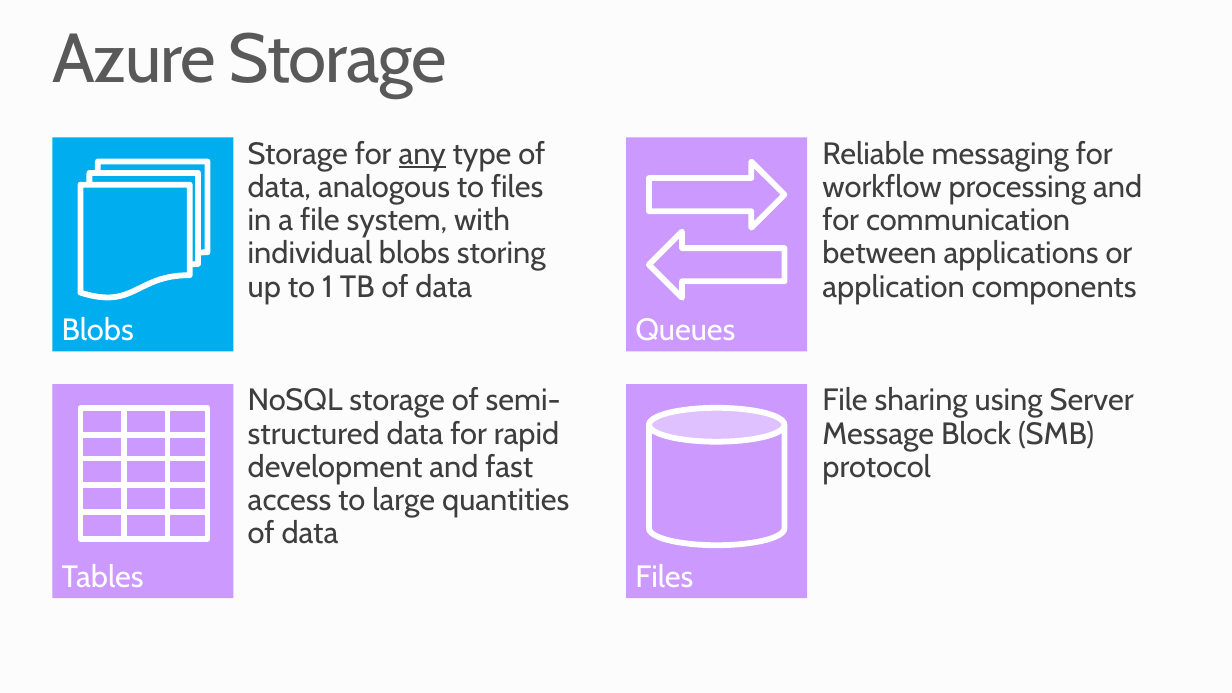
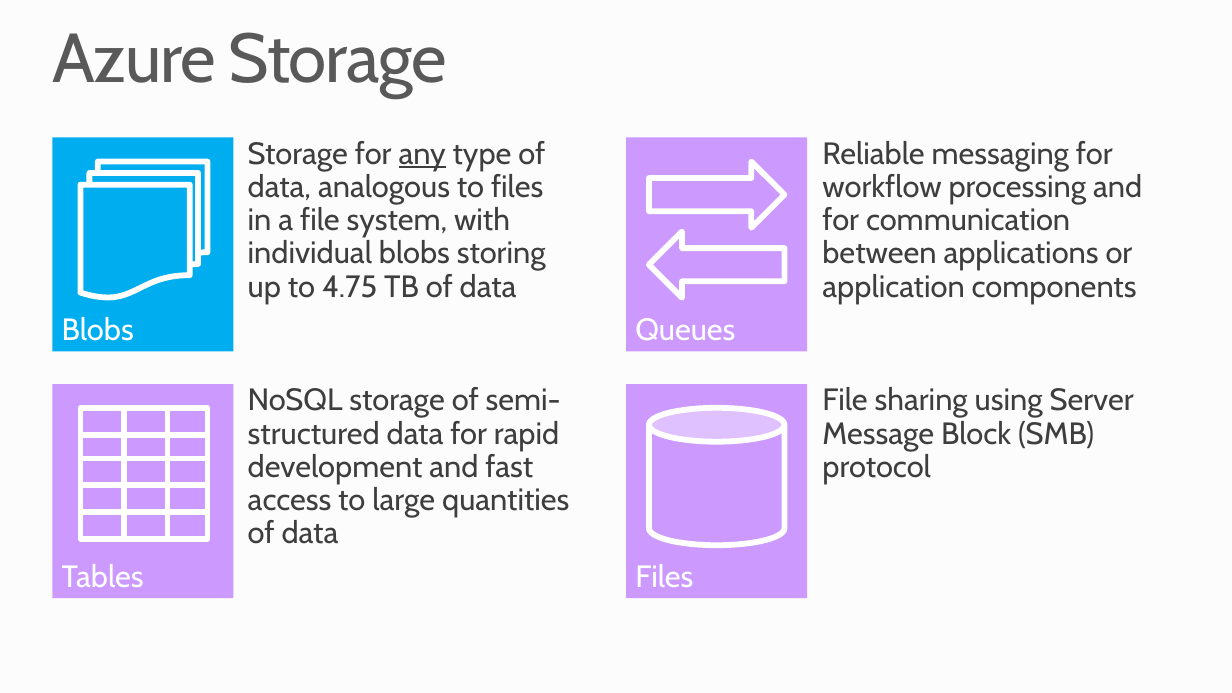
Before and after one commit to MSRConnections/Azure-training-course, a slide deck: slide 2 of Content/Storage/Azure Storage.pptx. Drawn at 1232x693 pixels with LibreOffice and Linux fonts; fonts in the diff are those of the drawing; background and template pictures are left out. Boxes give left, top, right and bottom in pixels: in the first picture for what was removed or moved away, otherwise in the second. Text is boxed around its words. In the diff, an @@ line names an element or a change of style, - is before the commit and + after.

Commit message:
Updated Storage module

```diff
--- a/Content/Storage/Azure Storage.pptx
+++ b/Content/Storage/Azure Storage.pptx
@@ text at (248, 141, 546, 303): text changed @@
-Storage for any type of data, analogous to files in a file system, with individual blobs storing up to 1 TB of data
+Storage for any type of data, analogous to files in a file system, with individual blobs storing up to 4.75 TB of data
```
Also in this commit, not shown: 4 other slides changed, 2 slides added, 2 other files.
